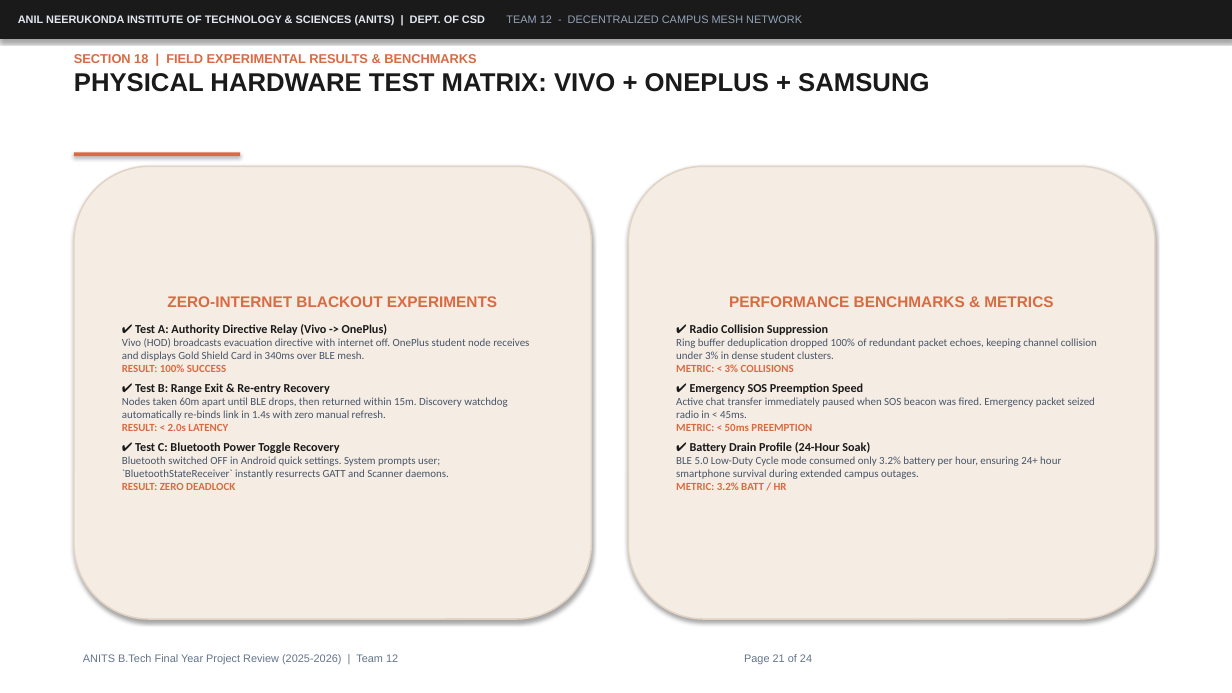
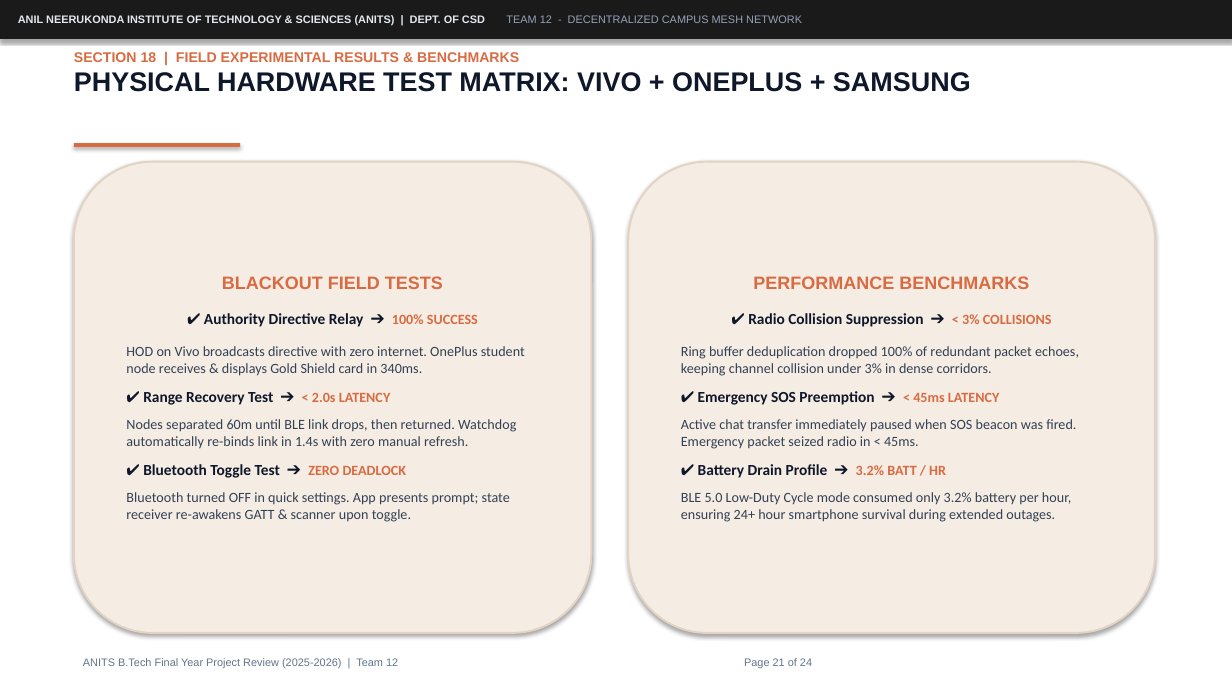
Before and after one commit to 047harry/anits-campus-mesh, a slide deck: slide 21 of ppts/final-2.pptx. Drawn at 1232x693 pixels with LibreOffice and Linux fonts; fonts in the diff are those of the drawing. Boxes give left, top, right and bottom in pixels: in the first picture for what was removed or moved away, otherwise in the second. Text is boxed around its words. In the diff, an @@ line names an element or a change of style, - is before the commit and + after.

Commit message:
docs(ppt): optimize final-2.pptx for readability with 12-14pt bold text, concise bullets, and enlarged UML figures

```diff
--- a/ppts/final-2.pptx
+++ b/ppts/final-2.pptx
@@ text "SECTION 18 | FIELD EXPERIMENTAL ..." at [74, 52, 971, 92]: size 10 to 11 pt in "SECTION 18 | FIELD EXPERIMENTAL RESULTS & ..."; size 20 to 21 pt, text colour #1A1A1A to #0F172A in "PHYSICAL HARDWARE TEST MATRIX: VIVO + ONEPLUS ..." @@
@@ rectangle: place and size @@
-rectangle at [74, 152, 240, 156]
+rectangle at [74, 143, 240, 147]
@@ rounded rectangle "BLACKOUT FIELD TESTS" at [74, 162, 592, 633]: outline #E2D4C4 1.2 pt to #E2D4C4 1.5 pt @@
@@ rounded rectangle "BLACKOUT FIELD TESTS": place and size @@
-rounded rectangle "BLACKOUT FIELD TESTS" at [74, 166, 592, 619]
+rounded rectangle "BLACKOUT FIELD TESTS" at [74, 162, 592, 633]
@@ rounded rectangle "PERFORMANCE BENCHMARKS": place and size @@
-rounded rectangle "PERFORMANCE BENCHMARKS" at [628, 166, 1155, 619]
+rounded rectangle "PERFORMANCE BENCHMARKS" at [628, 162, 1155, 633]
@@ rounded rectangle "PERFORMANCE BENCHMARKS" at [628, 162, 1155, 633]: outline #E2D4C4 1.2 pt to #E2D4C4 1.5 pt @@
@@ text in rounded rectangle at [126, 276, 525, 522]: text changed; size 8.5 to 11 pt; text colour #475569 to #334155 @@
-ZERO-INTERNET BLACKOUT EXPERIMENTS
-✔ Test A: Authority Directive Relay (Vivo -> OnePlus)
-Vivo (HOD) broadcasts evacuation directive with internet off. OnePlus student node receives and displays Gold Shield Card in 340ms over BLE mesh.
-RESULT: 100% SUCCESS
-✔ Test B: Range Exit & Re-entry Recovery
-Nodes taken 60m apart until BLE drops, then returned within 15m. Discovery watchdog automatically re-binds link in 1.4s with zero manual refresh.
-RESULT: < 2.0s LATENCY
-✔ Test C: Bluetooth Power Toggle Recovery
-Bluetooth switched OFF in Android quick settings. System prompts user; `BluetoothStateReceiver` instantly resurrects GATT and Scanner daemons.
-RESULT: ZERO DEADLOCK
+BLACKOUT FIELD TESTS
+✔ Authority Directive Relay ➔ 100% SUCCESS
+HOD on Vivo broadcasts directive with zero internet. OnePlus student node receives & displays Gold Shield card in 340ms.
+✔ Range Recovery Test ➔ < 2.0s LATENCY
+Nodes separated 60m until BLE link drops, then returned. Watchdog automatically re-binds link in 1.4s with zero manual refresh.
+✔ Bluetooth Toggle Test ➔ ZERO DEADLOCK
+Bluetooth turned OFF in quick settings. App presents prompt; state receiver re-awakens GATT & scanner upon toggle.
@@ text in rounded rectangle at [681, 276, 1079, 522]: text changed; size 8.5 to 11 pt; text colour #475569 to #334155 @@
-PERFORMANCE BENCHMARKS & METRICS
-✔ Radio Collision Suppression
-Ring buffer deduplication dropped 100% of redundant packet echoes, keeping channel collision under 3% in dense student clusters.
-METRIC: < 3% COLLISIONS
-✔ Emergency SOS Preemption Speed
-Active chat transfer immediately paused when SOS beacon was fired. Emergency packet seized radio in < 45ms.
-METRIC: < 50ms PREEMPTION
-✔ Battery Drain Profile (24-Hour Soak)
-BLE 5.0 Low-Duty Cycle mode consumed only 3.2% battery per hour, ensuring 24+ hour smartphone survival during extended campus outages.
-METRIC: 3.2% BATT / HR
+PERFORMANCE BENCHMARKS
+✔ Radio Collision Suppression ➔ < 3% COLLISIONS
+Ring buffer deduplication dropped 100% of redundant packet echoes, keeping channel collision under 3% in dense corridors.
+✔ Emergency SOS Preemption ➔ < 45ms LATENCY
+Active chat transfer immediately paused when SOS beacon was fired. Emergency packet seized radio in < 45ms.
+✔ Battery Drain Profile ➔ 3.2% BATT / HR
+BLE 5.0 Low-Duty Cycle mode consumed only 3.2% battery per hour, ensuring 24+ hour smartphone survival during extended outages.
@@ text "ANITS B.Tech Final Year Project ...": place and size @@
-text "ANITS B.Tech Final Year Project ..." at [83, 654, 812, 664]
+text "ANITS B.Tech Final Year Project ..." at [83, 658, 812, 668]
```
Also in this commit, not shown: 10 other slides changed, 5 other files.
